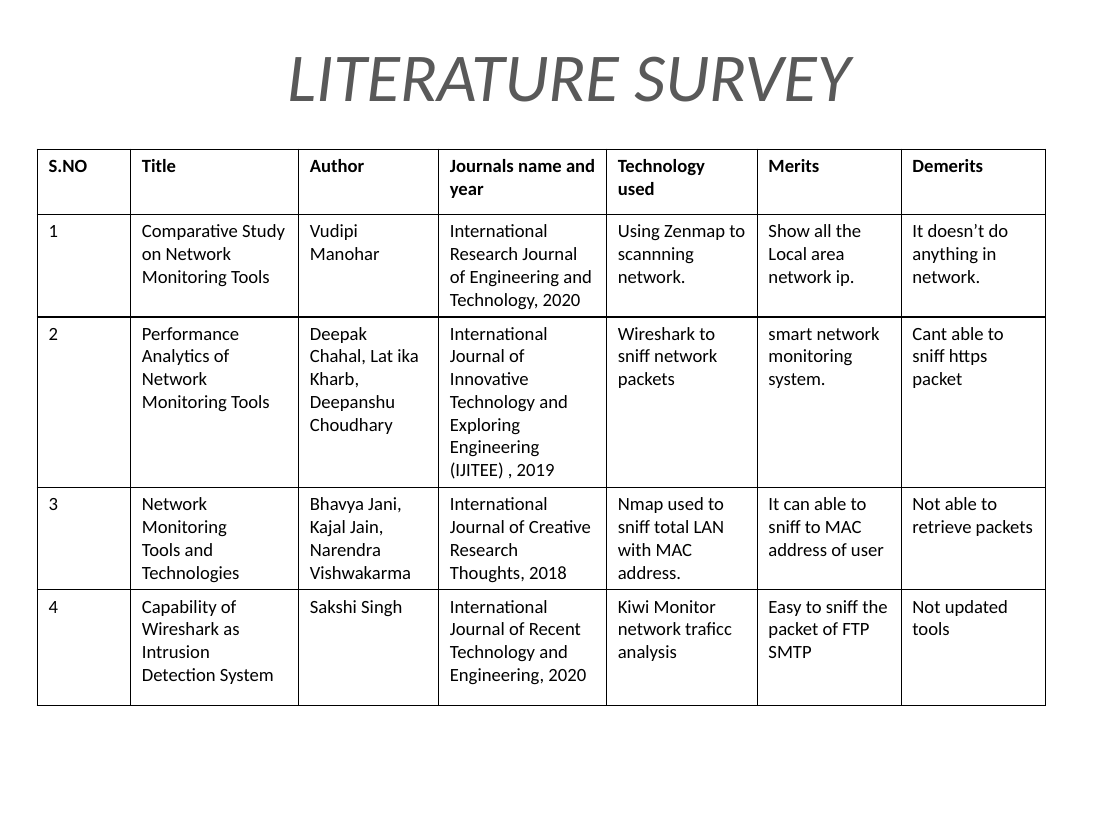
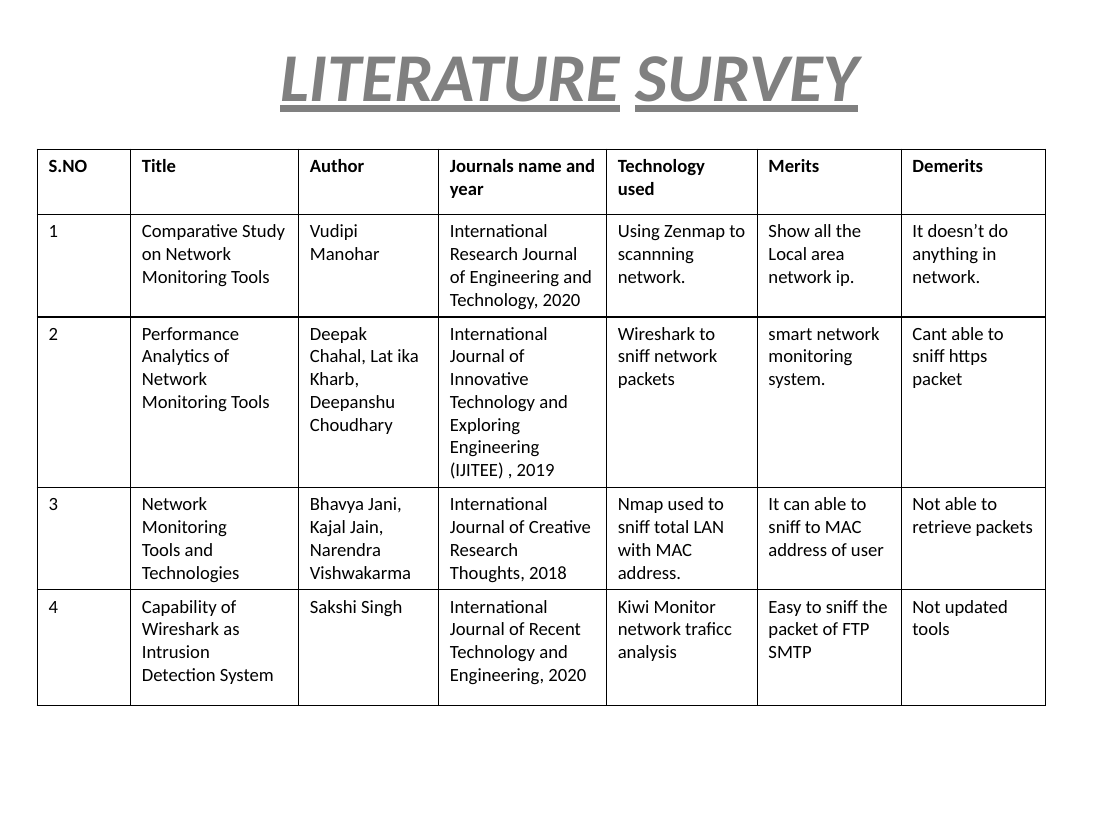
Before and after one commit to Musthafa2001/project-ppt, a slide deck: slide 8 of Dhatshana-batch.pptx. Drawn at 1120x840 pixels with LibreOffice and Linux fonts; fonts in the diff are those of the drawing. Boxes give left, top, right and bottom in pixels: in the first picture for what was removed or moved away, otherwise in the second. Text is boxed around its words. In the diff, an @@ line names an element or a change of style, - is before the commit and + after.

```diff
--- a/Dhatshana-batch.pptx
+++ b/Dhatshana-batch.pptx
@@ title "LITERATURE SURVEY" at [280, 56, 858, 112]: text colour #595959 to #808080, bold on, underline on @@
```
Also in this commit, not shown: 5 other slides changed, 1 slide removed.
